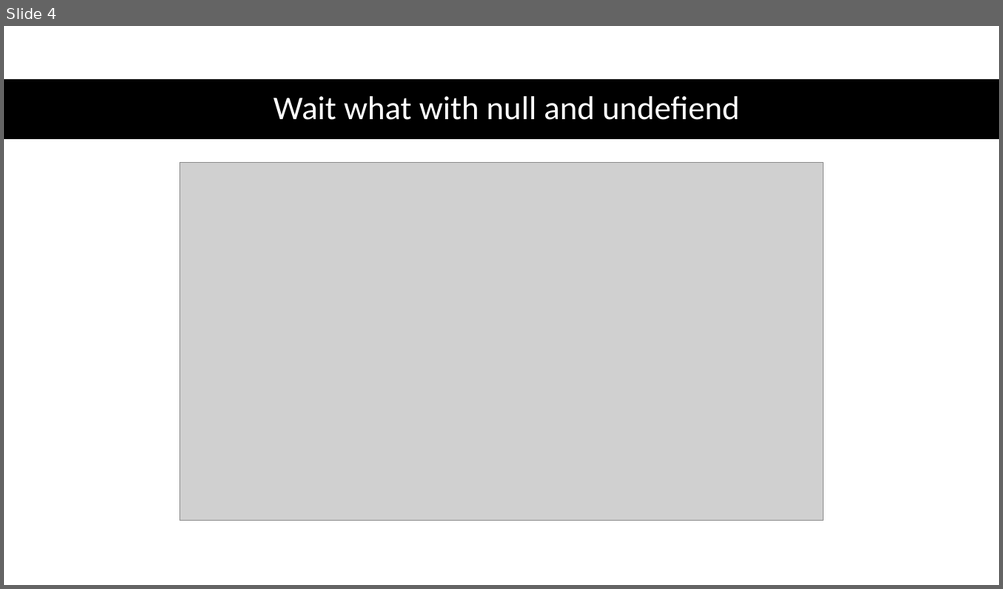
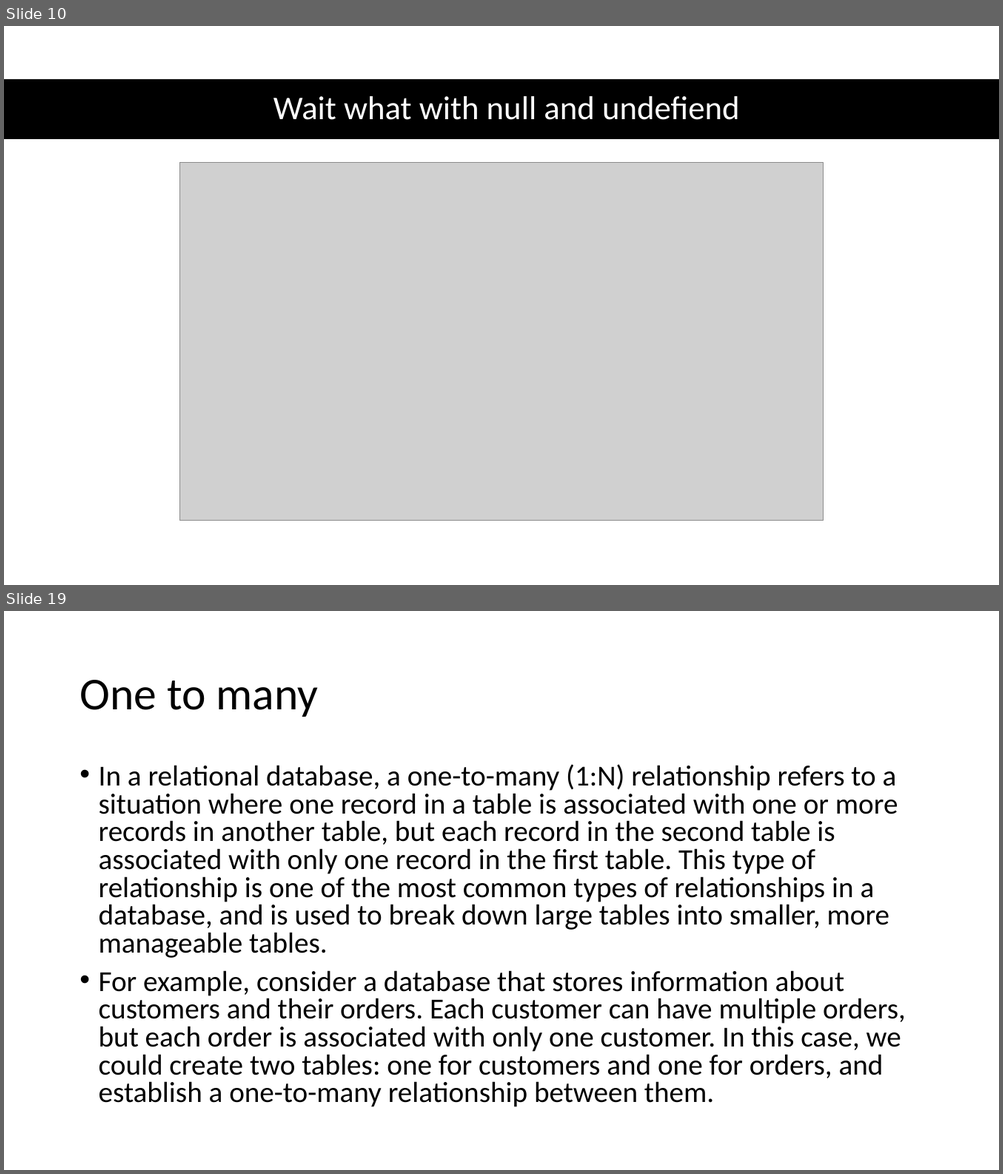
Before and after one commit to 1shaked/full-stack, a slide deck: 17ass/17ass.pptx. Shown one above the other, each under a label of ours: slide 4 before the commit, slides 10 and 19 after it; the slides between them are not shown. The pictures are 1003x589 and 1003x1174 pixels, drawn with LibreOffice and Linux fonts; fonts in the diff are those of the drawing; grey boxes stand for pictures. Boxes give left, top, right and bottom in pixels: in the first picture for what was removed or moved away, otherwise in the second. Text is boxed around its words. In the diff, an @@ line names an element or a change of style, - is before the commit and + after.

Commit message:
changes to the code example

```diff
--- a/17ass/17ass.pptx
+++ b/17ass/17ass.pptx
@@ slide 19 added at (x1=4, y1=611, x2=999, y2=1170), background #FFFFFF @@
@@ title added at (x1=79, y1=680, x2=318, y2=717), 44 pt, text #000000 @@
+One to many
@@ text added at (x1=99, y1=764, x2=905, y2=1108), 28 pt, text #000000 @@
+• In a relational database, a one-to-many (1:N) relationship refers to a situation where one record in a table is associated with one or more records in another table, but each record in the second table is associated with only one record in the first table. This type of relationship is one of the most common types of relationships in a database, and is used to break down large tables into smaller, more manageable tables.
+• For example, consider a database that stores information about customers and their orders. Each customer can have multiple orders, but each order is associated with only one customer. In this case, we could create two tables: one for customers and one for orders, and establish a one-to-many relationship between them.
@@ what was slide 4 is now slide 10 @@
```
Also in this commit, not shown: 15 other slides added, 28 other files.
